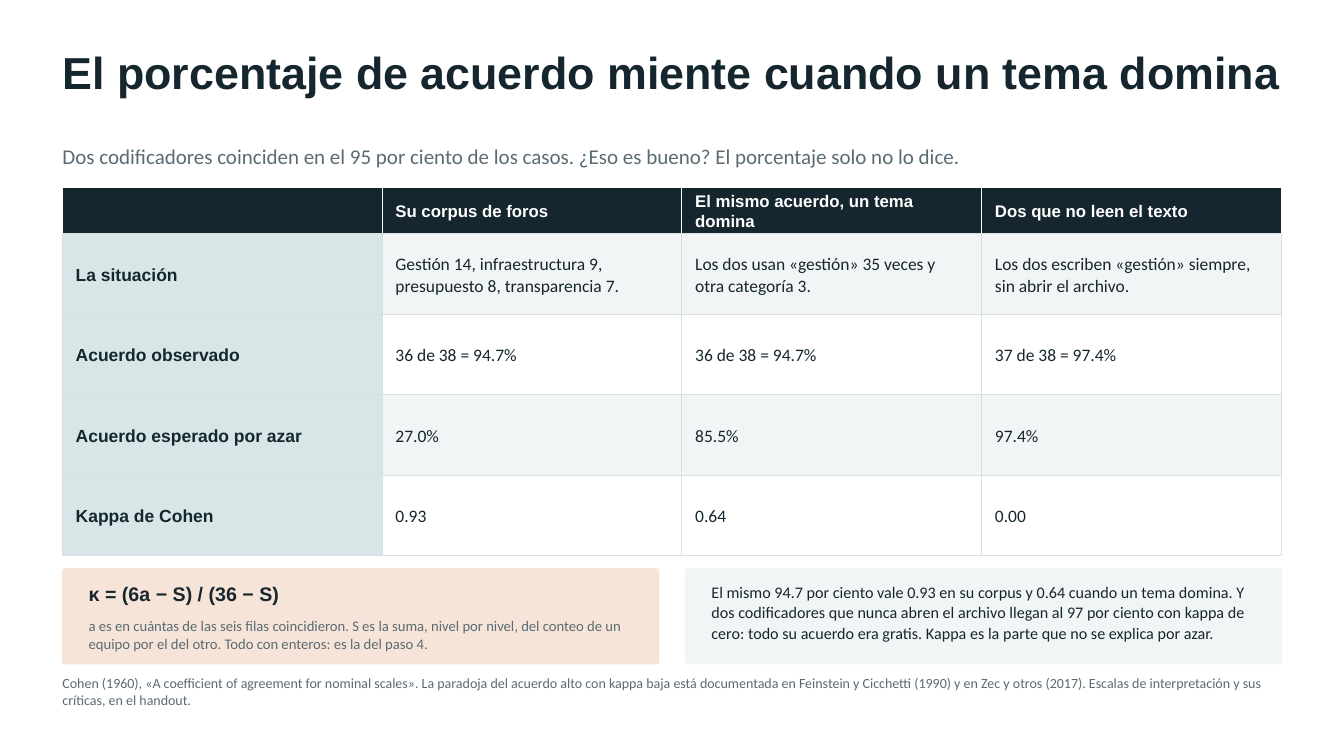
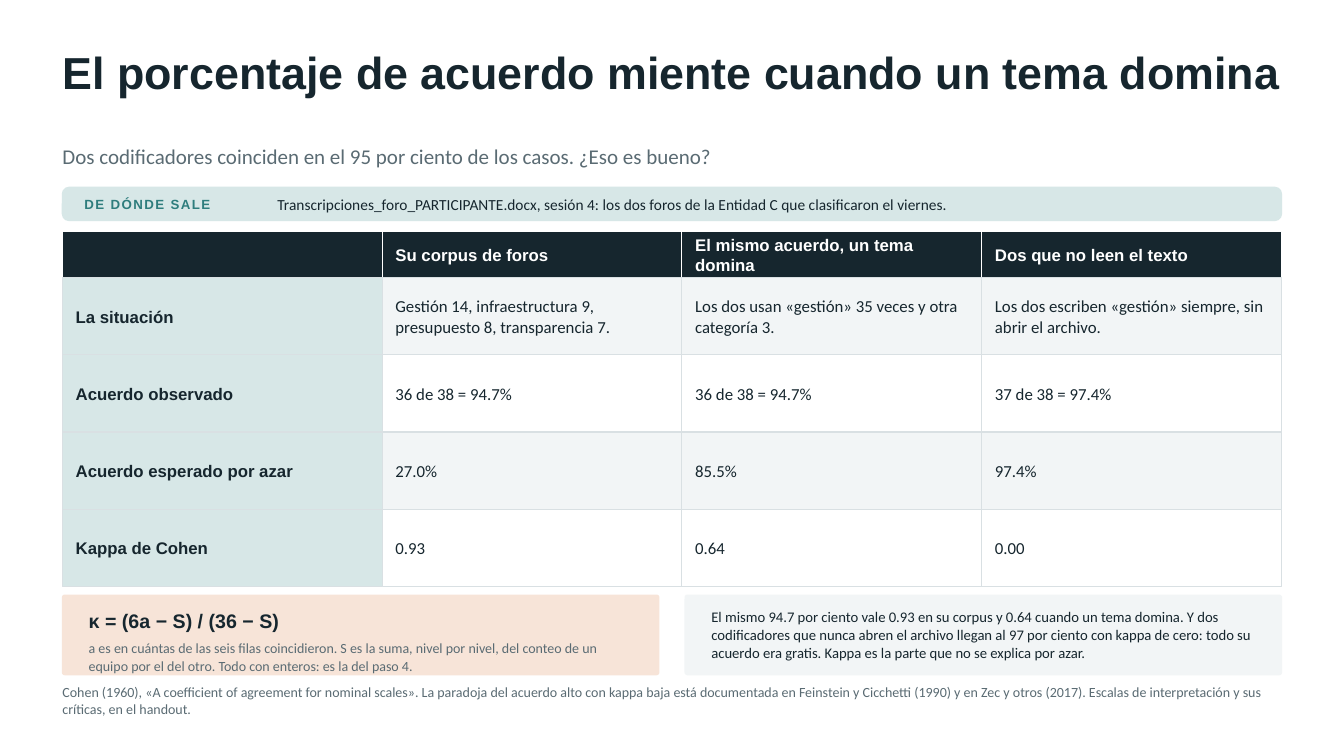
Before and after one commit to marvtrejo/curso-inegi-gen-ai, a slide deck: slide 13 of sesion-06/Sesion_06_Laboratorio_Cualitativo.pptx (slide 10 before the commit). Drawn at 1344x756 pixels with LibreOffice and Linux fonts; fonts in the diff are those of the drawing. Boxes give left, top, right and bottom in pixels: in the first picture for what was removed or moved away, otherwise in the second. Text is boxed around its words. In the diff, an @@ line names an element or a change of style, - is before the commit and + after.

```diff
--- a/sesion-06/Sesion_06_Laboratorio_Cualitativo.pptx
+++ b/sesion-06/Sesion_06_Laboratorio_Cualitativo.pptx
@@ text at bbox=[62, 149, 710, 168]: text changed @@
-Dos codificadores coinciden en el 95 por ciento de los casos. ¿Eso es bueno? El porcentaje solo no lo dice.
+Dos codificadores coinciden en el 95 por ciento de los casos. ¿Eso es bueno?
@@ rounded rectangle added at bbox=[63, 188, 1281, 221], fill #D7E7E7, outline #D7E7E7 1 pt @@
@@ text added at bbox=[84, 198, 211, 209], 9.5 pt, text #2E7D7D, bold @@
+DE DÓNDE SALE
@@ text added at bbox=[277, 199, 946, 213], 11 pt, text #16262E @@
+Transcripciones_foro_PARTICIPANTE.docx, sesión 4: los dos foros de la Entidad C que clasificaron el viernes.
@@ 7 texts, 7 rectangles: place and size @@
-7 texts, 7 rectangles at bbox=[63, 188, 1281, 315]
+7 texts, 7 rectangles at bbox=[63, 232, 1281, 356]
@@ rectangle: place and size @@
-rectangle at bbox=[63, 315, 382, 395]
+rectangle at bbox=[63, 278, 382, 356]
@@ size 12.5 to 12 pt in 16 elements at bbox=[76, 542, 208, 558], bbox=[395, 543, 425, 554], bbox=[695, 542, 725, 554], bbox=[995, 543, 1025, 554], bbox=[76, 465, 293, 481], bbox=[395, 465, 437, 477], bbox=[695, 465, 737, 477], bbox=[995, 465, 1037, 477], bbox=[76, 388, 233, 400], bbox=[395, 388, 512, 400], bbox=[695, 388, 812, 400], bbox=[995, 388, 1112, 400], bbox=[76, 310, 174, 323], bbox=[395, 300, 610, 336], bbox=[695, 300, 958, 336], bbox=[995, 300, 1263, 333] @@
@@ rectangle: place and size @@
-rectangle at bbox=[63, 234, 382, 315]
+rectangle at bbox=[63, 355, 382, 433]
@@ 4 texts, 3 rectangles: place and size @@
-4 texts, 3 rectangles at bbox=[76, 315, 1281, 395]
+4 texts, 3 rectangles at bbox=[76, 355, 1281, 433]
@@ rectangle: place and size @@
-rectangle at bbox=[63, 395, 382, 476]
+rectangle at bbox=[63, 433, 382, 510]
@@ text "Acuerdo esperado por azar": place and size @@
-text "Acuerdo esperado por azar" at bbox=[76, 429, 302, 446]
+text "Acuerdo esperado por azar" at bbox=[76, 465, 293, 481]
@@ rectangle: place and size @@
-rectangle at bbox=[382, 395, 682, 476]
+rectangle at bbox=[382, 433, 682, 510]
@@ text "27.0%": place and size @@
-text "27.0%" at bbox=[395, 430, 438, 442]
+text "27.0%" at bbox=[395, 465, 437, 477]
@@ rectangle: place and size @@
-rectangle at bbox=[683, 395, 982, 476]
+rectangle at bbox=[683, 433, 982, 510]
@@ text "85.5%": place and size @@
-text "85.5%" at bbox=[695, 430, 738, 442]
+text "85.5%" at bbox=[695, 465, 737, 477]
@@ rectangle: place and size @@
-rectangle at bbox=[982, 395, 1281, 476]
+rectangle at bbox=[982, 433, 1281, 510]
@@ text "97.4%": place and size @@
-text "97.4%" at bbox=[995, 430, 1038, 442]
+text "97.4%" at bbox=[995, 465, 1037, 477]
@@ 4 texts, 4 rectangles: place and size @@
-4 texts, 4 rectangles at bbox=[63, 475, 1281, 556]
+4 texts, 4 rectangles at bbox=[63, 509, 1281, 587]
@@ rounded rectangle: place and size @@
-rounded rectangle at bbox=[63, 569, 659, 663]
+rounded rectangle at bbox=[63, 596, 659, 676]
@@ rounded rectangle: place and size @@
-rounded rectangle at bbox=[686, 569, 1282, 663]
+rounded rectangle at bbox=[686, 596, 1282, 676]
@@ text "κ = (6a − S) ...": place and size @@
-text "κ = (6a − S) ..." at bbox=[89, 586, 279, 605]
+text "κ = (6a − S) ..." at bbox=[89, 613, 279, 632]
@@ text "El mismo 94.7 por ciento ...": place and size @@
-text "El mismo 94.7 por ciento ..." at bbox=[711, 586, 1244, 642]
+text "El mismo 94.7 por ciento ..." at bbox=[711, 611, 1250, 661]
@@ text "El mismo 94.7 por ciento ..." at bbox=[711, 611, 1250, 661]: size 11.5 to 10.5 pt; line spacing 1.04 to 1.03 @@
@@ text "a es en cuántas de ...": place and size @@
-text "a es en cuántas de ..." at bbox=[89, 621, 620, 652]
+text "a es en cuántas de ..." at bbox=[89, 643, 597, 673]
@@ text "a es en cuántas de ..." at bbox=[89, 643, 597, 673]: size 10.5 to 10 pt @@
@@ text "Cohen (1960), «A coefficient of ...": place and size @@
-text "Cohen (1960), «A coefficient of ..." at bbox=[62, 678, 1261, 707]
+text "Cohen (1960), «A coefficient of ..." at bbox=[62, 687, 1261, 716]
```
Also in this commit, not shown: 9 other slides changed, 3 slides added, 2 other files.
